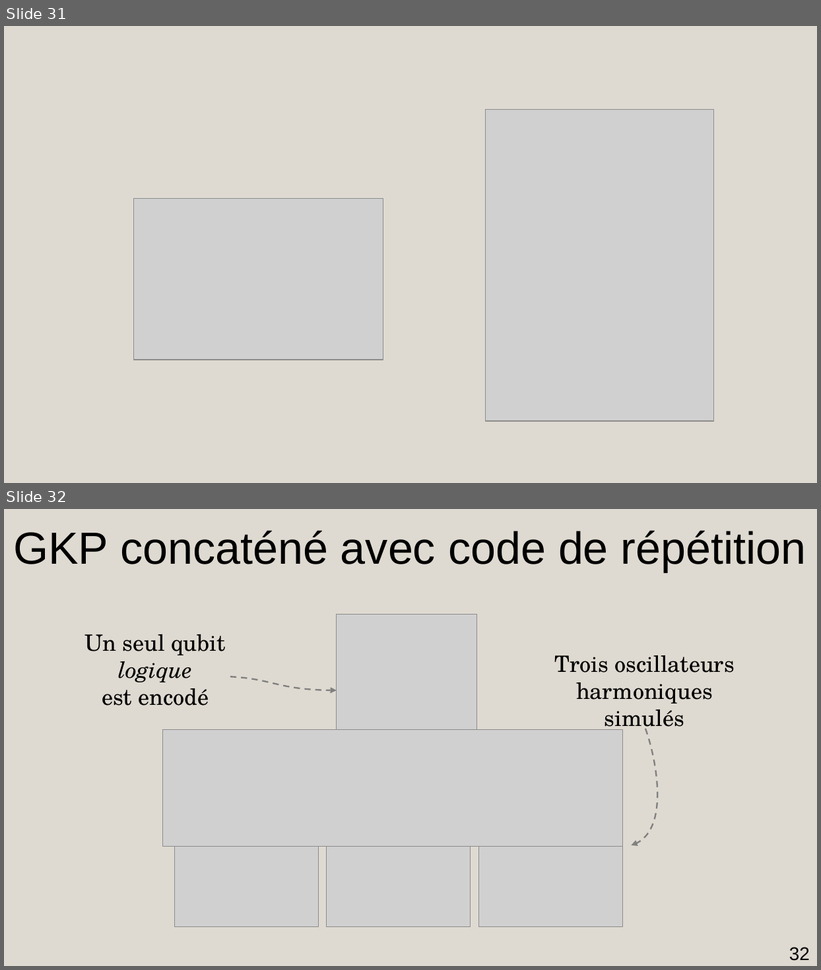
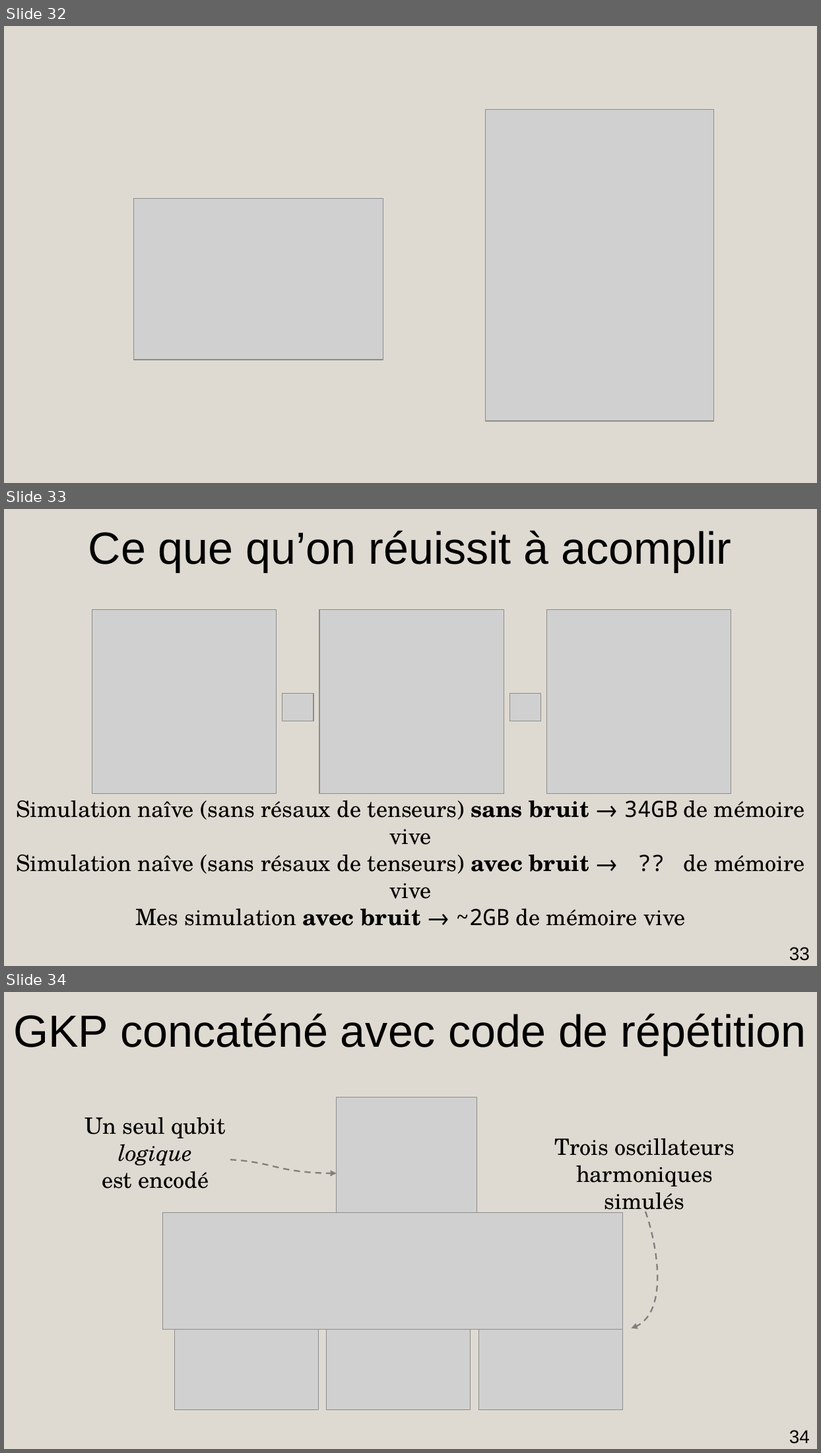
Before and after one commit to AmdaU/presentations, a slide deck: Seminaire/Seminaire.odp. Shown one above the other, each under a label of ours: slides 31 and 32 before the commit, slides 32, 33 and 34 after it. The pictures are 821x970 and 821x1453 pixels, drawn with LibreOffice and Linux fonts; fonts in the diff are those of the drawing; grey boxes stand for pictures; background and template pictures are left out. Boxes give left, top, right and bottom in pixels: in the first picture for what was removed or moved away, otherwise in the second. Text is boxed around its words. In the diff, an @@ line names an element or a change of style, - is before the commit and + after.

```diff
--- a/Seminaire/Seminaire.odp
+++ b/Seminaire/Seminaire.odp
@@ slide 33 added at [4, 509, 817, 966], background #DFDAD1 @@
@@ title added at [88, 530, 732, 572], 44 pt, text #000000 @@
+Ce que qu’on réuissit à acomplir
@@ picture added at [92, 609, 277, 794] @@
@@ picture added at [319, 609, 504, 794] @@
@@ picture added at [547, 609, 731, 794] @@
@@ picture added at [282, 693, 313, 722] @@
@@ picture added at [510, 693, 541, 722] @@
@@ title added at [16, 801, 805, 926], 22 pt, text #000000 @@
+Simulation naîve (sans résaux de tenseurs) sans bruit → 34GB de mémoire vive
+Simulation naîve (sans résaux de tenseurs) avec bruit → ?? de mémoire vive
+Mes simulation avec bruit → ~2GB de mémoire vive
@@ page number added at [789, 947, 810, 961], 18 pt, text #000000 @@
+33
@@ what was slide 31 is now slide 32 @@
@@ what was slide 32 is now slide 34 @@
@@ page number at [789, 1430, 810, 1444]: text changed @@
-32
+34
```
Also in this commit, not shown: 5 slides changed, 4 other slides added, 17 other files.
